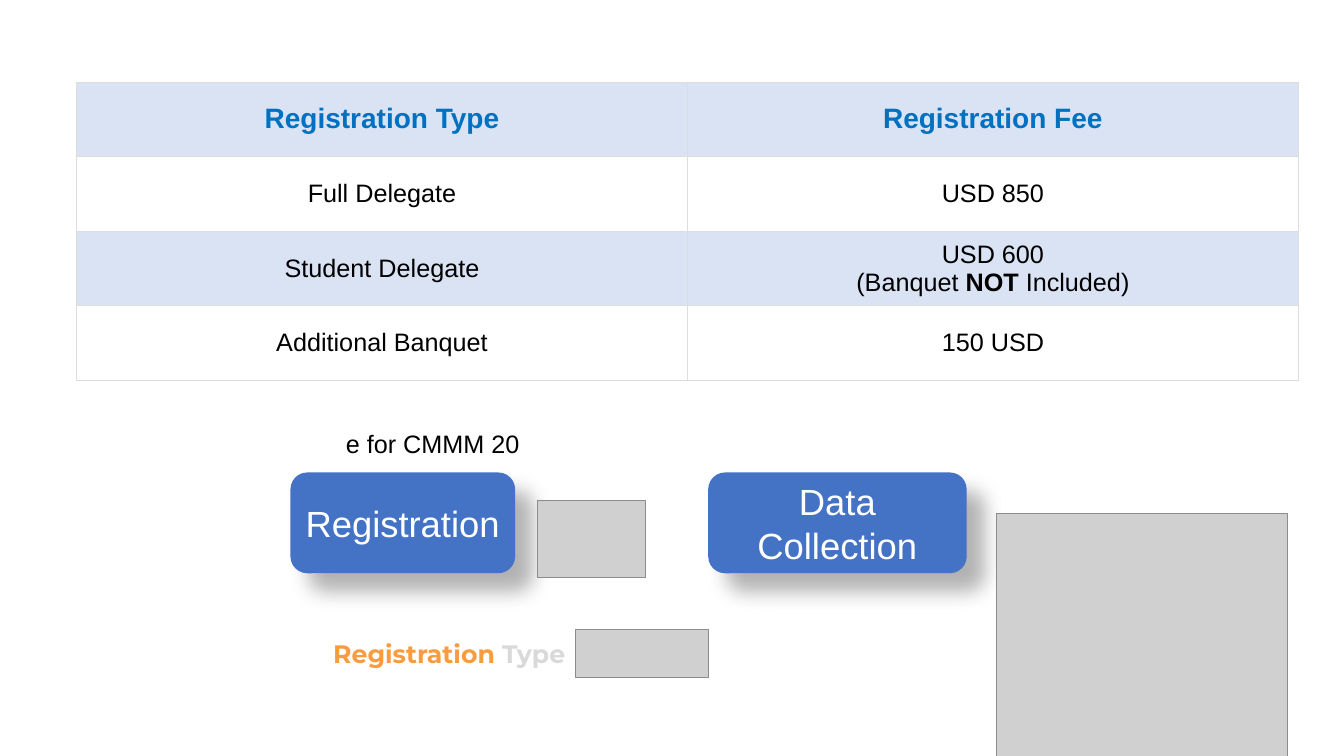
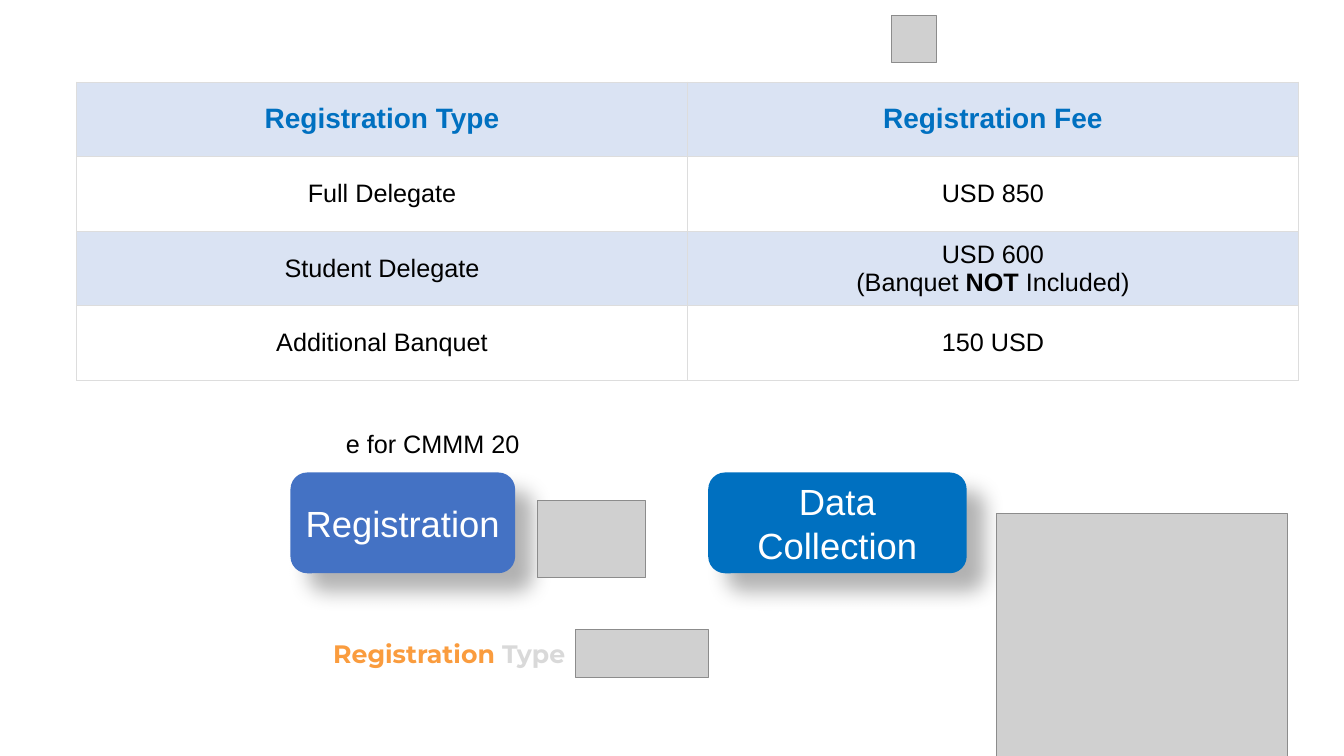
Before and after one commit to zhangxy911/zhangxy911.github.io, a slide deck: slide 3 of assets/figures.pptx. Drawn at 1344x756 pixels with LibreOffice and Linux fonts; fonts in the diff are those of the drawing; grey boxes stand for pictures. Boxes give left, top, right and bottom in pixels: in the first picture for what was removed or moved away, otherwise in the second. Text is boxed around its words. In the diff, an @@ line names an element or a change of style, - is before the commit and + after.

```diff
--- a/assets/figures.pptx
+++ b/assets/figures.pptx
@@ picture added at [892, 16, 937, 64] @@
@@ rounded rectangle "Data Collection" at [709, 473, 967, 574]: fill #4472C4 to #0070C0 @@
```
Also in this commit, not shown: 7 other files.
